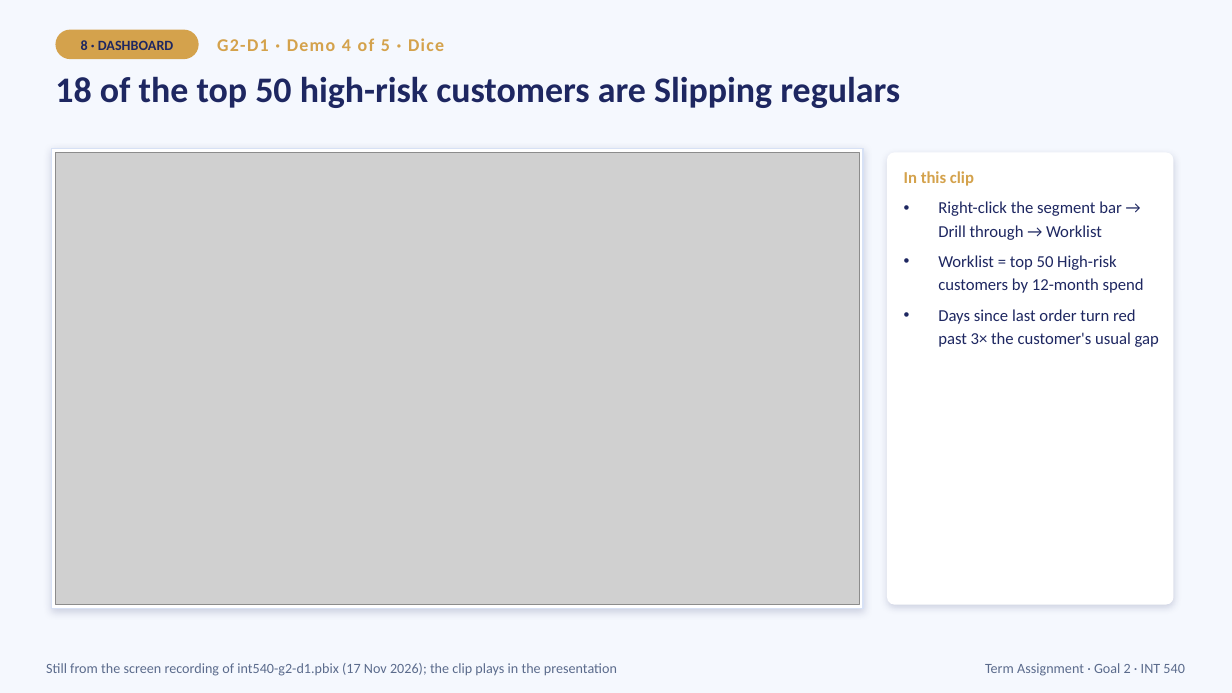
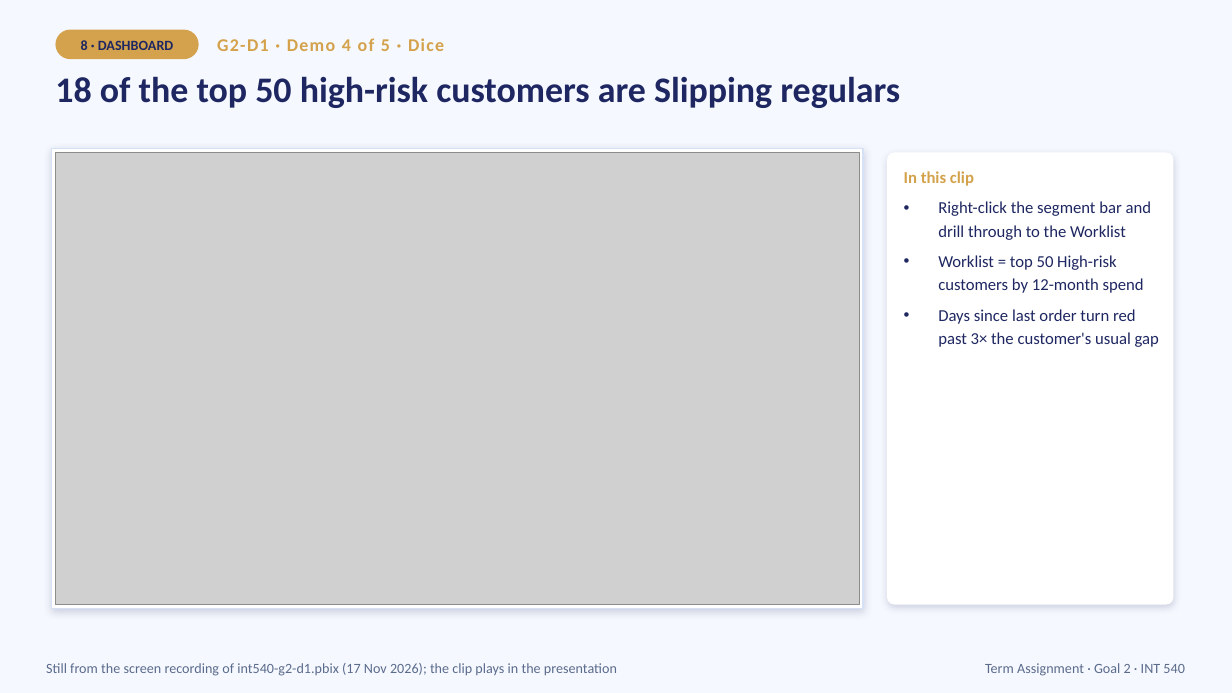
Before and after one commit to porrab/int540-term-assignment, a slide deck: slide 16 of slides/G2-presentation.pptx. Drawn at 1232x693 pixels with LibreOffice and Linux fonts; fonts in the diff are those of the drawing; grey boxes stand for pictures. Boxes give left, top, right and bottom in pixels: in the first picture for what was removed or moved away, otherwise in the second. Text is boxed around its words. In the diff, an @@ line names an element or a change of style, - is before the commit and + after.

```diff
--- a/slides/G2-presentation.pptx
+++ b/slides/G2-presentation.pptx
@@ text at (x1=938, y1=201, x2=1152, y2=240): text changed @@
-• Right-click the segment bar → Drill through → Worklist
+• Right-click the segment bar and drill through to the Worklist
```
Also in this commit, not shown: 10 other slides changed, 6 other files.
